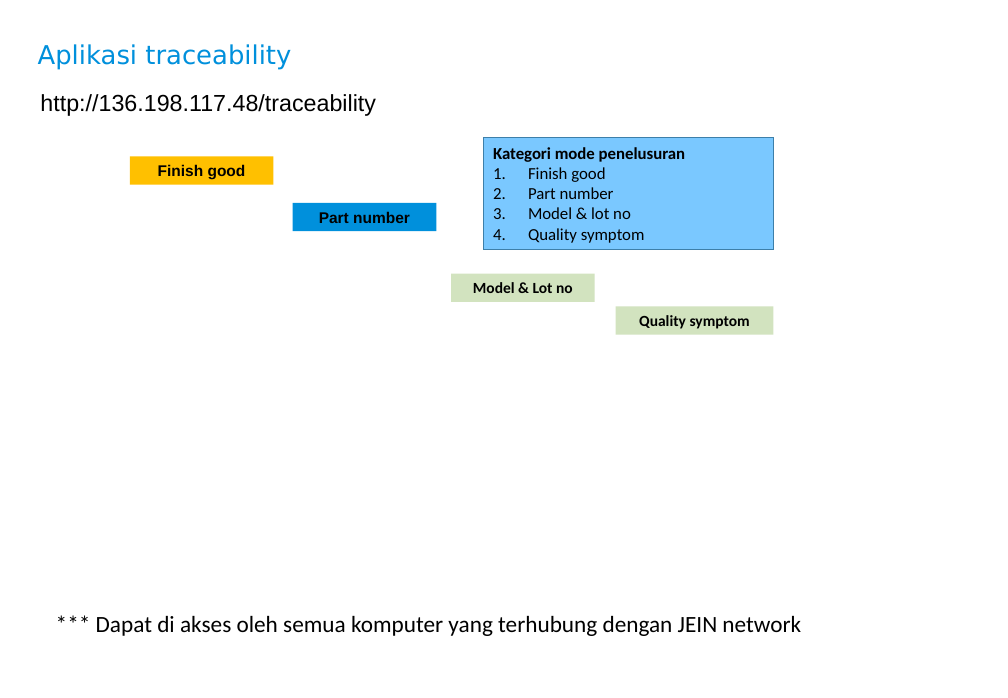
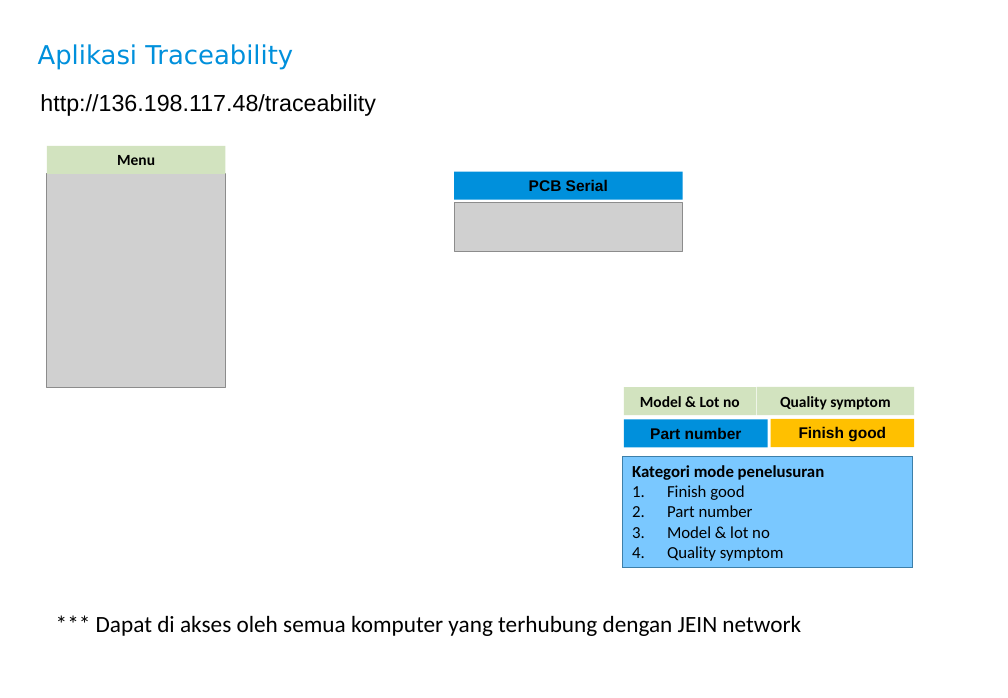
Before and after one commit to harrismz/t_traceability, a slide deck: slide 14 of my/Asset/ManualBook/Traceability.pptx. Drawn at 1008x698 pixels with LibreOffice and Linux fonts; fonts in the diff are those of the drawing; grey boxes stand for pictures; background and template pictures are left out. Boxes give left, top, right and bottom in pixels: in the first picture for what was removed or moved away, otherwise in the second. Text is boxed around its words. In the diff, an @@ line names an element or a change of style, - is before the commit and + after.

```diff
--- a/my/Asset/ManualBook/Traceability.pptx
+++ b/my/Asset/ManualBook/Traceability.pptx
@@ title at (38, 44, 293, 70): text changed @@
-Aplikasi traceability
+Aplikasi Traceability
@@ rectangle added at (47, 146, 225, 174), fill #D2E3BF, 12 pt, text #000000, bold @@
+Menu
@@ picture added at (47, 174, 225, 387) @@
@@ rectangle added at (454, 171, 682, 199), fill #0090DC, 12 pt, text #000000, bold @@
+PCB Serial
@@ picture added at (454, 203, 682, 251) @@
@@ rectangle "Model & Lot no": place and size @@
-rectangle "Model & Lot no" at (451, 274, 595, 302)
+rectangle "Model & Lot no" at (625, 387, 757, 415)
@@ rectangle "Quality symptom": place and size @@
-rectangle "Quality symptom" at (616, 306, 773, 334)
+rectangle "Quality symptom" at (757, 387, 914, 415)
@@ rectangle "Finish good": place and size @@
-rectangle "Finish good" at (130, 156, 274, 184)
+rectangle "Finish good" at (771, 419, 914, 447)
@@ rectangle "Part number": place and size @@
-rectangle "Part number" at (292, 203, 437, 231)
+rectangle "Part number" at (625, 420, 769, 448)
@@ rectangle "Kategori mode penelusuran": place and size @@
-rectangle "Kategori mode penelusuran" at (484, 138, 773, 249)
+rectangle "Kategori mode penelusuran" at (624, 456, 913, 567)
```
Also in this commit, not shown: 2 other slides changed.
